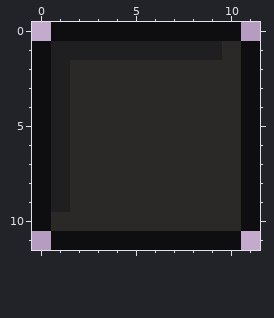
File history of a pixel-art file, art-source/aseprite/sprite_button_disabled.aseprite. The picture above is the old version.
12x12 pixels, 1 frame. Colours within 5 levels of each other are drawn and written as one.
Once edited:
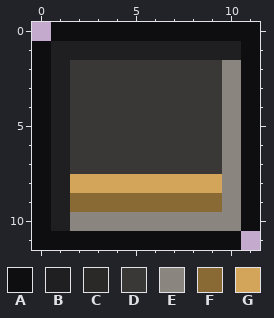
Palette (. is transparent): A #0e0d0f  B #1f1e20  C #2b2927  D #3a3836  E #8a867f  F #8a6a34  G #d2a55a
Commit message: redraw the stone button sprites with a hover rim and a selected bar
What changed:
y 0: x 11 . -> A
y 1: x 10 C -> B
y 2..7: x 2..10 CCCCCCCCC -> DDDDDDDDE
y 8: x 2..10 CCCCCCCCC -> GGGGGGGGE
y 9: x 2..10 CCCCCCCCC -> FFFFFFFFE
y 10: x 1..10 CCCCCCCCCC -> BEEEEEEEEE
y 11: x 0 . -> A
Changed places in both pictures, as pixel boxes (x1, y1, x2, y2):
changed: (32, 22, 260, 250)
